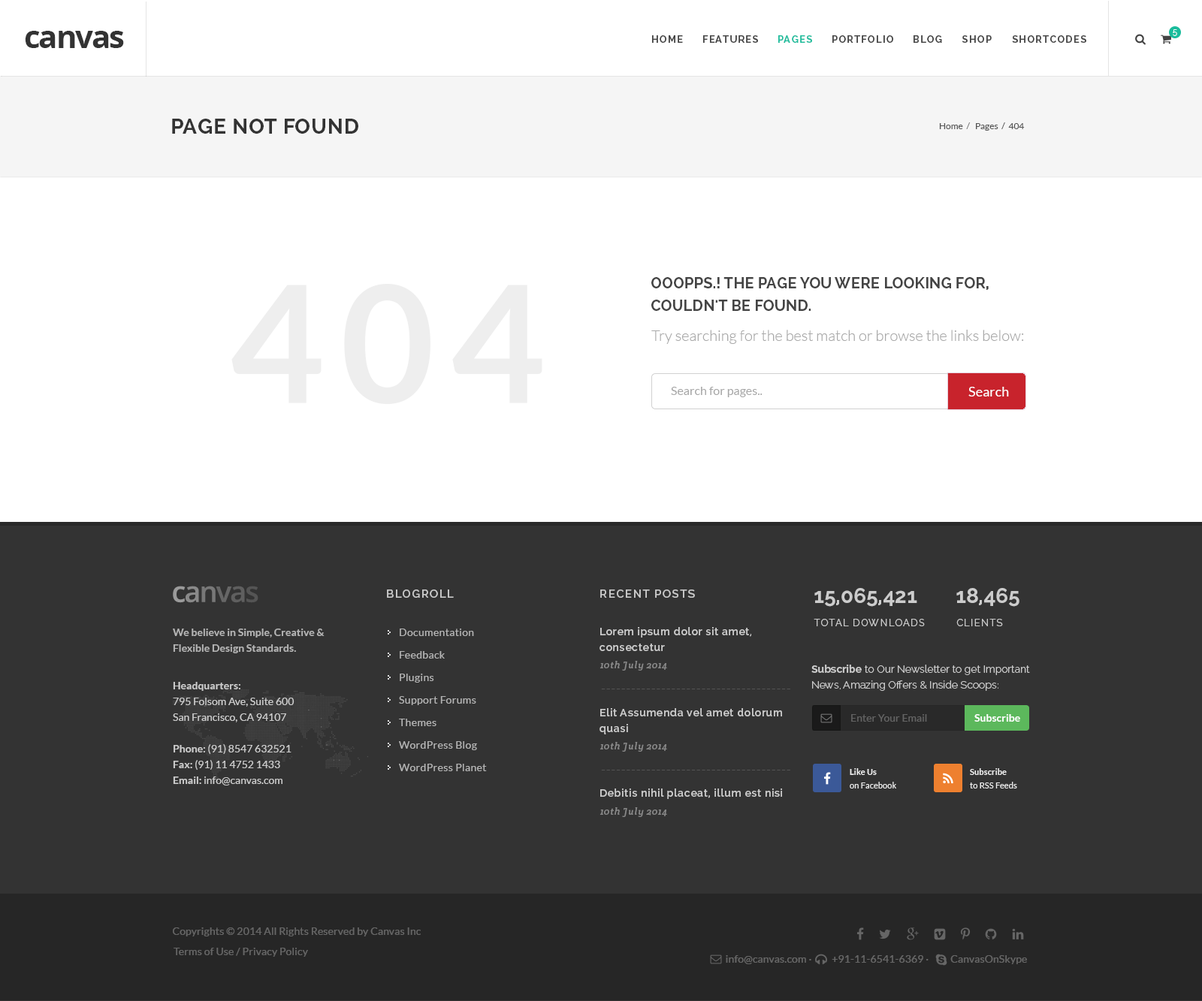
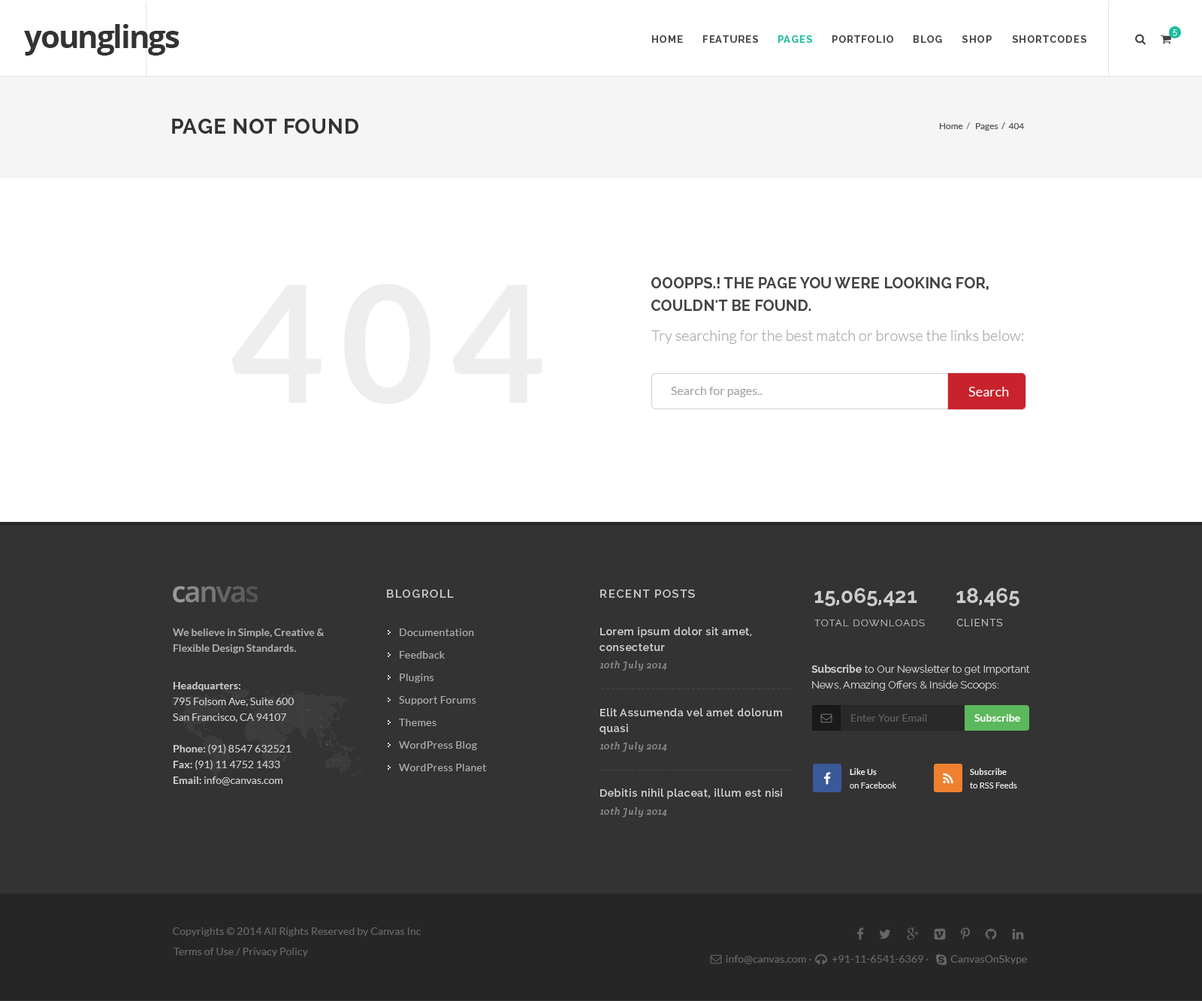
Layered file, before and after one edit (1202x1001). Changes by layer:
renamed "canvas" to "younglings", painted on it over [24, 24, 180, 56]
painted on "TOTAL Downloads" over [813, 618, 925, 627]
